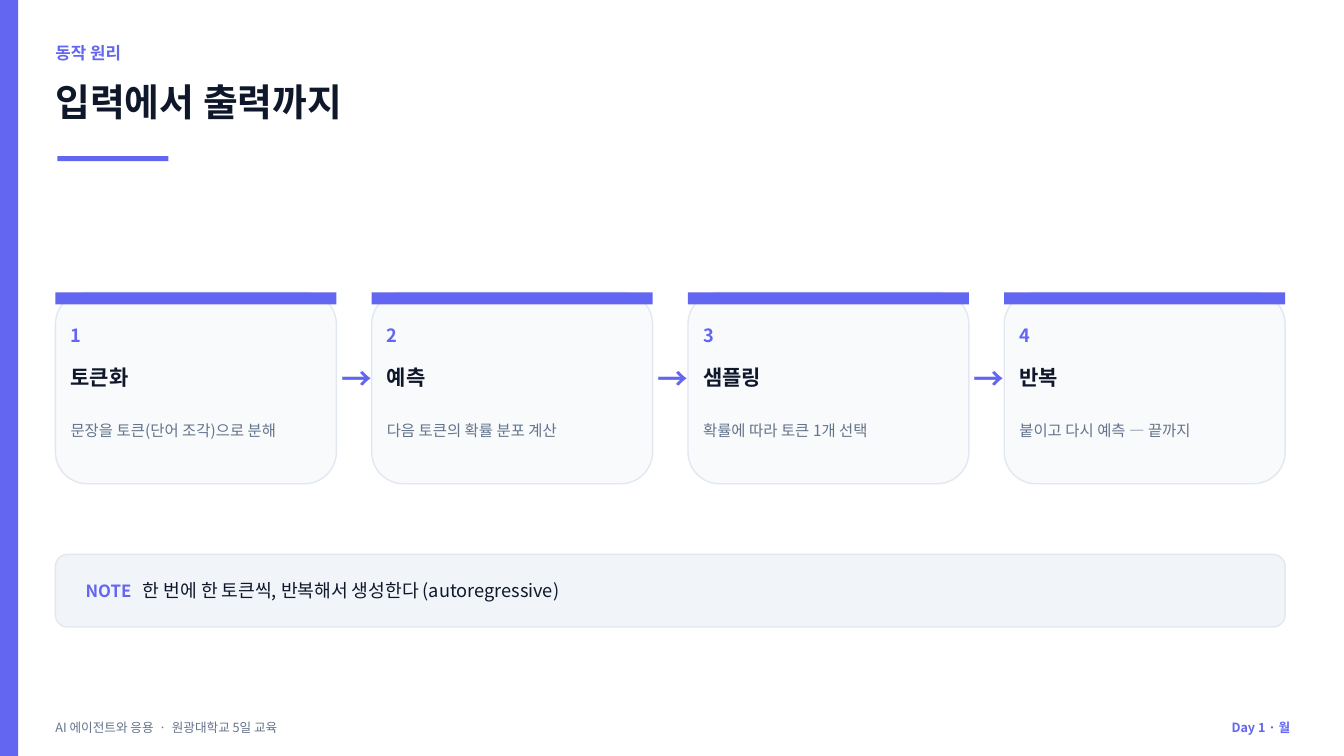
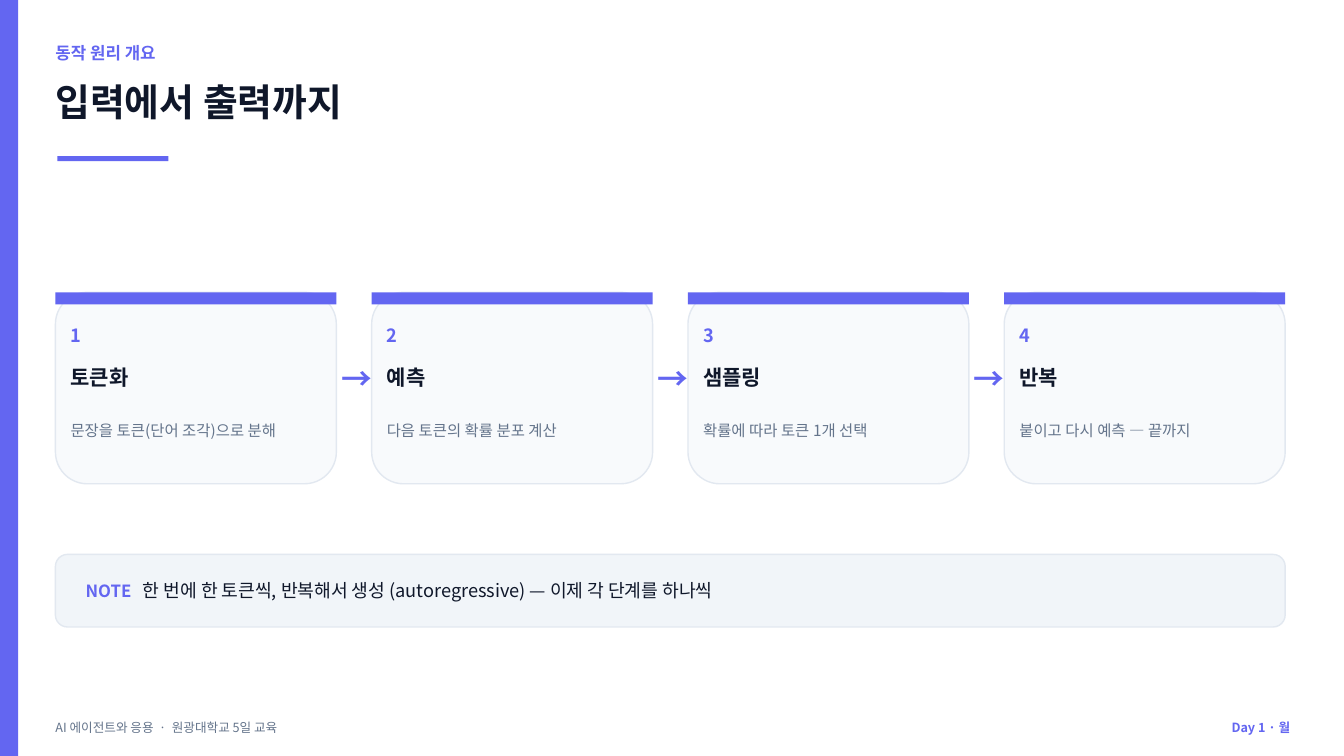
Before and after one commit to jyshin-22/wku-ai-agent-program, a slide deck: slide 13 of slides/day1.pptx (slide 8 before the commit). Drawn at 1344x756 pixels with LibreOffice and Linux fonts; fonts in the diff are those of the drawing. Boxes give left, top, right and bottom in pixels: in the first picture for what was removed or moved away, otherwise in the second. Text is boxed around its words. In the diff, an @@ line names an element or a change of style, - is before the commit and + after.

```diff
--- a/slides/day1.pptx
+++ b/slides/day1.pptx
@@ text at bbox=[55, 45, 156, 61]: text changed @@
-동작 원리
+동작 원리 개요
@@ text at bbox=[86, 582, 712, 602]: text changed @@
-NOTE 한 번에 한 토큰씩, 반복해서 생성한다 (autoregressive)
+NOTE 한 번에 한 토큰씩, 반복해서 생성 (autoregressive) — 이제 각 단계를 하나씩
```
Also in this commit, not shown: 1 other slide changed, 9 slides added, 7 other files.
